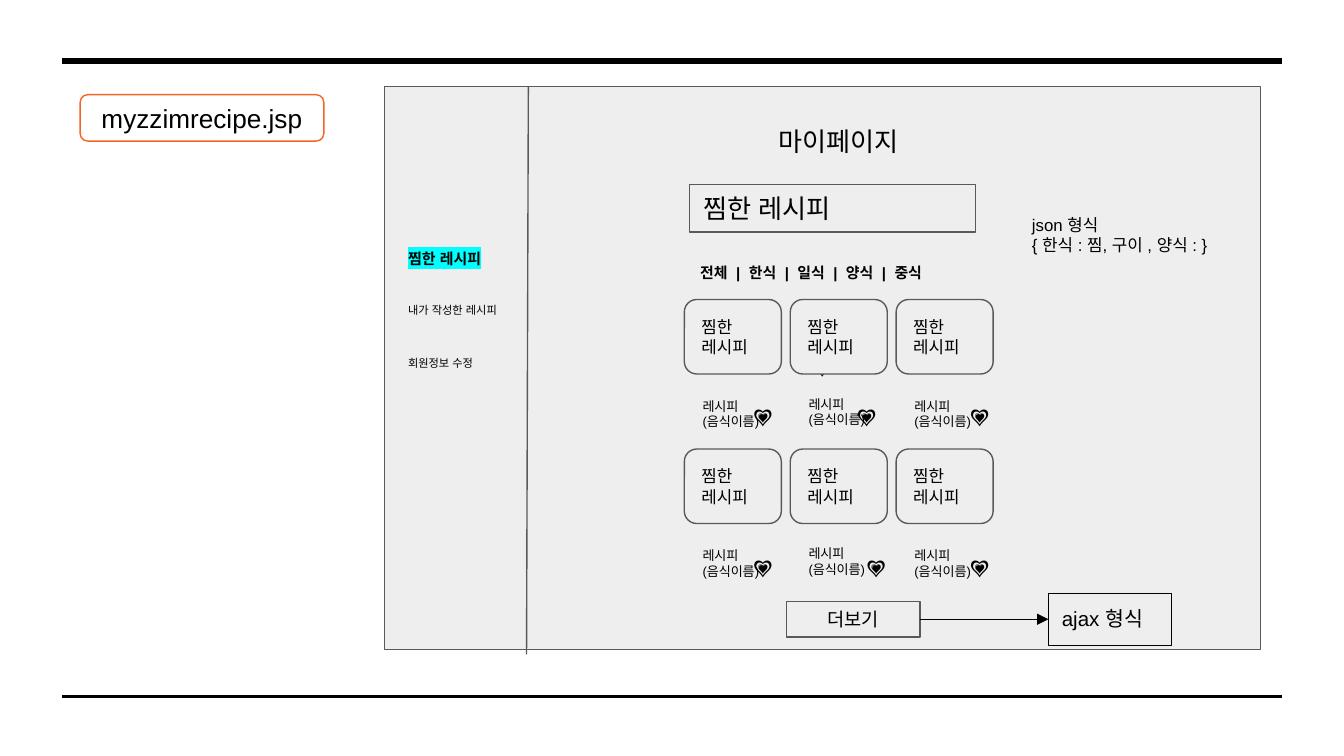
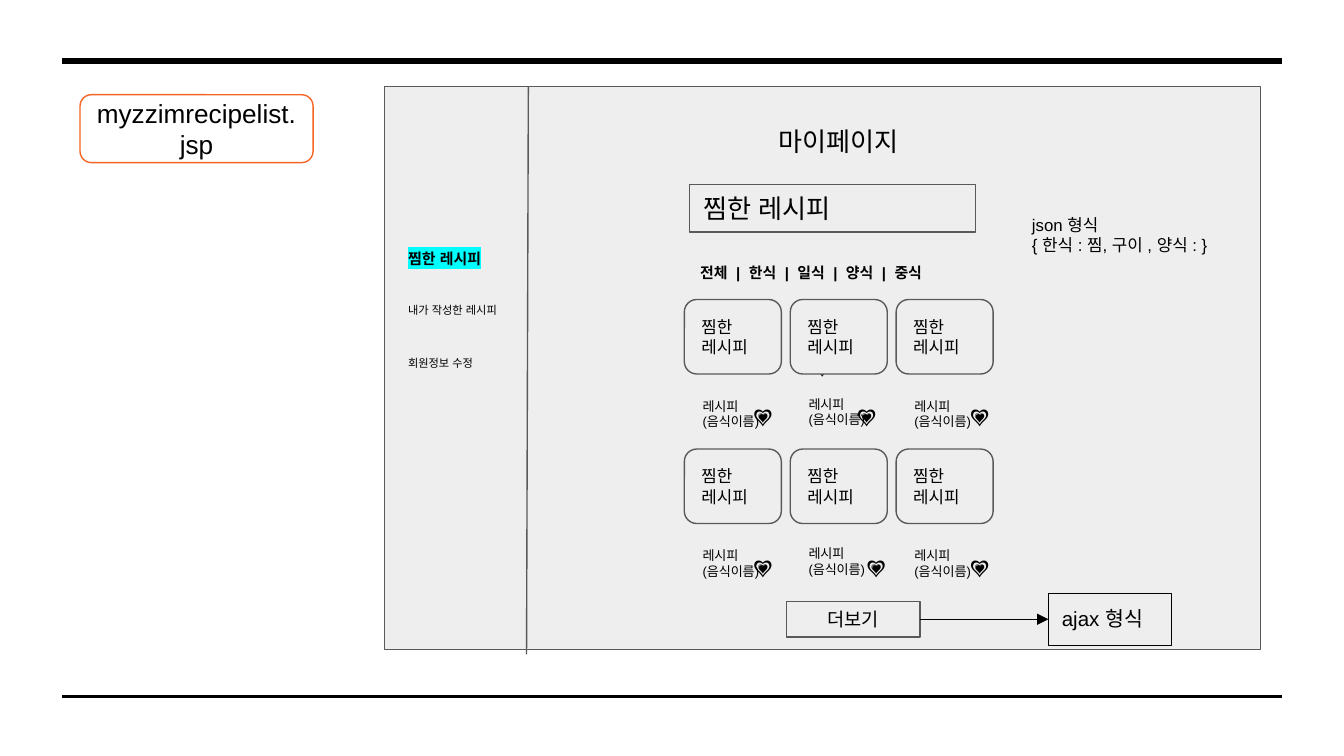
Before and after one commit to Pang-Ho/TIL, a slide deck: slide 33 of 팀프로젝트/파이널 프로젝트_3조_발표용.pptx (slide 27 before the commit). Drawn at 1344x756 pixels with LibreOffice and Linux fonts; fonts in the diff are those of the drawing. Boxes give left, top, right and bottom in pixels: in the first picture for what was removed or moved away, otherwise in the second. Text is boxed around its words. In the diff, an @@ line names an element or a change of style, - is before the commit and + after.

```diff
--- a/팀프로젝트/파이널 프로젝트_3조_발표용.pptx
+++ b/팀프로젝트/파이널 프로젝트_3조_발표용.pptx
@@ rounded rectangle "myzzimrecipelist.jsp": place and size @@
-rounded rectangle "myzzimrecipelist.jsp" at [81,94,324,141]
+rounded rectangle "myzzimrecipelist.jsp" at [81,94,313,161]
@@ text in rounded rectangle at [97,104,296,160]: text changed @@
-myzzimrecipe.jsp
+myzzimrecipelist.jsp
```
Also in this commit, not shown: 17 other slides changed, 19 slides added, 9 slides removed.
